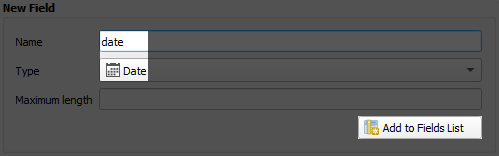
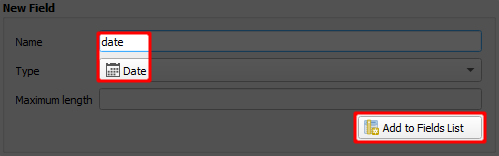
Layered file, before and after one edit (499 x 156). Changes by layer:
added layer "Red" above "Black" over [96, 31, 487, 144]
painted on "Black" over [98, 31, 485, 142]
